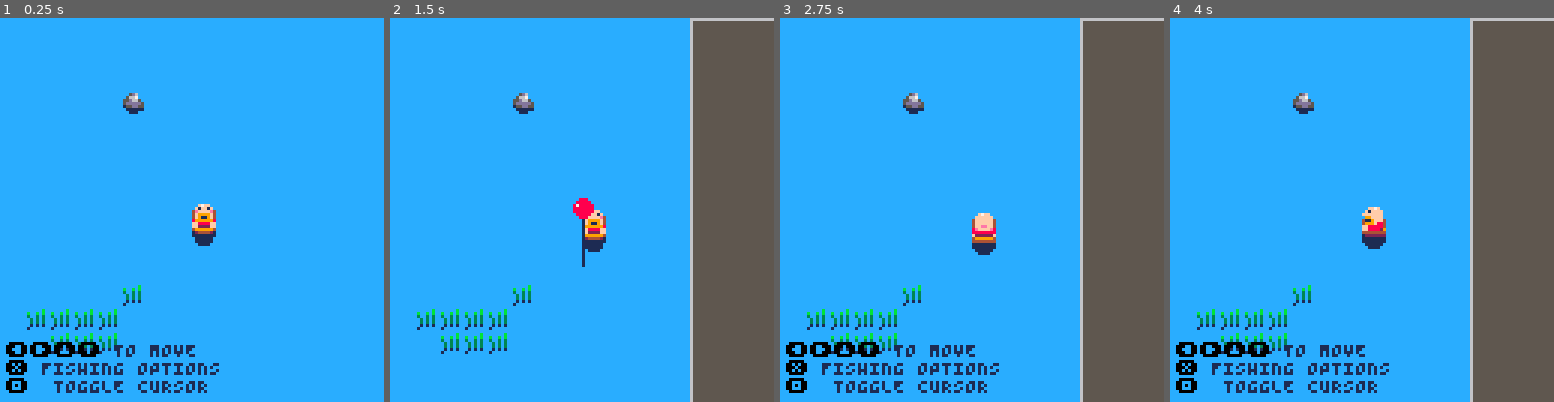
Above: before the commit, frames 1-4 (left to right).
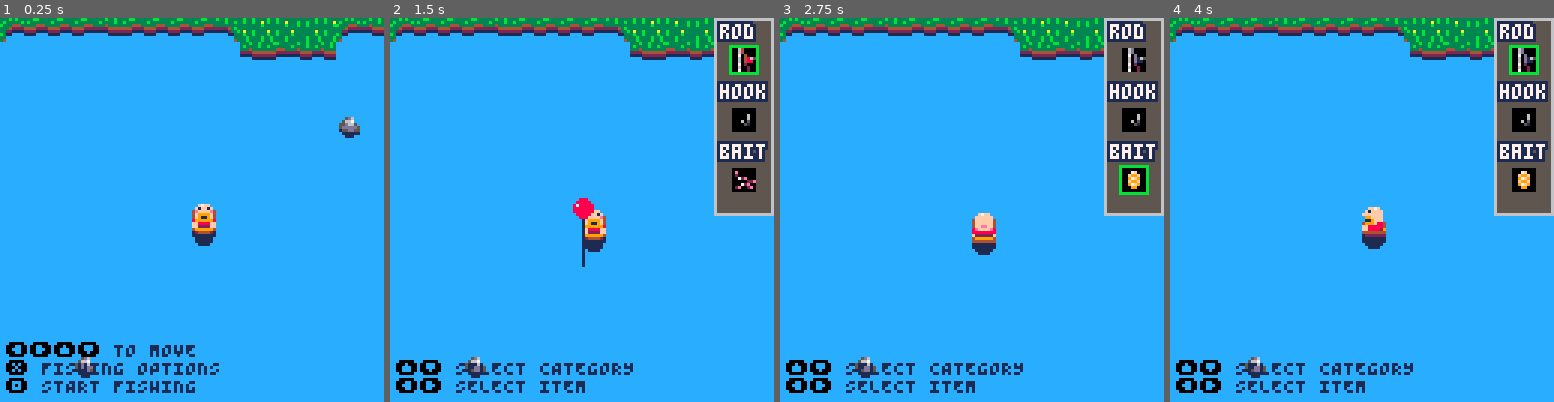
Above: after the commit, the same moments.

Repository: b4dr1ck/Pico8
Game: PICO-8 cartridge fish_or_die.p8
The game is run twice, just before and just after one commit, with the same random seed, the same clock (stepped at 60 frames per second) and the same inputs.
Inputs:
- Up to frame 1 (0.25 s): no input
- Up to frame 2 (1.5 s): tap X (X key) at 0.33, 1.07 s; tap O (Z key) at 0.7 s
- Up to frame 3 (2.75 s): hold Right 1.6-2.1 s; tap O (Z key) at 1.7, 2.1, 2.5 s; tap X (X key) at 1.85 s; hold Up 2.15-2.42 s; hold Right from 2.47 s (still down)
- Up to frame 4 (4 s): tap O (Z key) at 2.9, 3.3, 3.7 s; tap X (X key) at 2.97 s; release Right at 3.03 s; hold Left 3.08-3.58 s; hold Down 3.63-3.97 s

The runs differ from the first frame. In frame 1, 7.7% of the frame differs, in the area x 0-100%, y 0-98%; in frame 2, 25%; in frame 3, 26%; in frame 4, 26%, in the area x 0-100%, y 0-100%.

Commit message:
EXTEND: fish_or_die: Items und Menu-Navigation eingebaut

Diff:
--- a/fish_or_die.p8
+++ b/fish_or_die.p8
@@ -45,6 +45,15 @@
   speed=1,
  }
 
+ items={
+  baits={39,40,41,42,43,44},
+  hooks={36,37,38},
+  rods={32,33,34,35},
+  active_bait=1,
+  active_hook=1,
+  active_rod=1,
+ }
+
  boat={
   active=true,
   flipimg=false,
@@ -130,7 +139,7 @@
    player.charging = false
 
    local angle = atan2(aim_cursor.x - player.x, aim_cursor.y - player.y)
-   local dist = rod.min_dist + (rod.max_dist - rod.min_dist) * player.chargepower
+   local dist = rod.types[items.active_rod].min_dist + ( rod.types[items.active_rod].max_dist -  rod.types[items.active_rod].min_dist) * player.chargepower
    local target_x = player.x + cos(angle) * dist
    local target_y = player.y + sin(angle) * dist
 
@@ -195,13 +204,13 @@
 	end
 end
 
-
 ----------------------------------
+
 --* set player direction
 function set_player_direction(dx,dy)
  if dx > 0 then
   player.img=4
-  boat.img=19
+  boat.img=16
   player.flipimg=false
   boat.flipimg=false
   rod.xoffset=7
@@ -209,7 +218,7 @@
   rod.chargeyoffset=0
  elseif dx < 0 then
   player.img=4
-  boat.img=19
+  boat.img=16
   player.flipimg=true
   boat.flipimg=true
   rod.xoffset=0
@@ -234,13 +243,34 @@
  end
 end
 
+--* cast
+--** set the bobber for the casting
+function cast(x1, y1, x2, y2)
+ bobber.active = true
+ bobber.timer = 0
+ bobber.x1 = x1
+ bobber.y1 = y1
+ bobber.x2 = x2
+ bobber.y2 = y2
+
+ local dx = x2 - x1
+ local dy = y2 - y1
+ local dist = sqrt(dx * dx + dy * dy)
+
+ bobber.height = mid(8, dist * 0.45, 35)
+end
+
 -->8
 -- fishing rod
 
 function init_rod()
  rod={
-  min_dist=12,
-  max_dist=65,
+  types={
+   {min_dist=12,max_dist=32},
+   {min_dist=12,max_dist=48},
+   {min_dist=12,max_dist=64},
+   {min_dist=12,max_dist=96}
+  },
   xoffset=0,
   chargexoffset=0,
   chargeyoffset=0,
@@ -329,6 +359,32 @@
 end
 
 
+-------------------------------
+--* draw_fishing_line
+--** draw fishing line with larp
+function draw_fishing_line(x1, y1, x2, y2, sag, col)
+ if sag <= 0 then
+  line(x1, y1, x2, y2, col)
+  return
+ end
+
+ local cx = (x1 + x2) / 2
+ local cy = (y1 + y2) / 2 + sag
+
+ local steps = 8
+ local prev_x, prev_y = x1, y1
+
+ for i = 1, steps do
+  local t = i / steps
+  local inv_t = 1 - t
+
+  local nx = inv_t * inv_t * x1 + 2 * inv_t * t * cx + t * t * x2
+  local ny = inv_t * inv_t * y1 + 2 * inv_t * t * cy + t * t * y2
+
+  line(prev_x, prev_y, nx, ny, col)
+  prev_x, prev_y = nx, ny
+ end
+end
 
 -->8
 --particles
@@ -371,7 +428,7 @@
   }
 end
 -->8
--- hud
+--hud
 function init_hud()
  aim_cursor={
   active=false,
@@ -381,11 +438,13 @@
   speed=1,
  }
 
+ select_cursor={
+  category=1,
+  catname={"rod","hook","bait"}
+ }
+
  fishing_options={
   active=false,
-  bait={},
-  hook={},
-  rod={}
  }
 
 end
@@ -409,6 +468,39 @@
 	then
 		fishing_options.active=not fishing_options.active
  end
+
+ --** control select cursor
+ if fishing_options.active then
+  local dx, dy = 0, 0
+	 if btnp(⬅️) then dx -= 1 end
+	 if btnp(➡️) then dx += 1 end
+	 if btnp(⬆️) then dy -= 1 end
+	 if btnp(⬇️) then dy += 1 end
+
+  --*** up/down
+  if dy != 0 then
+   printh(dy)
+   select_cursor.category+=dy
+   if select_cursor.category > 3 then
+    select_cursor.category=1
+   end
+   if select_cursor.category < 1 then
+    select_cursor.category=3
+   end
+ 	end
+
+  --*** right/left
+  if dx != 0 then
+   local catname=select_cursor.catname[select_cursor.category]
+  	items["active_"..catname]+=dx
+  	if items["active_"..catname] > #items[catname.."s"] then
+		 	items["active_"..catname]=1
+  	end
+  	if items["active_"..catname] < 1 then
+		 	items["active_"..catname]=#items[catname.."s"]
+  	end
+  end
+ end
 end
 
 function draw_hud()
@@ -419,34 +511,62 @@
 
 	--** fishing options
 	if fishing_options.active then
-	 local xoffset=0
-	 if player.x > 100+camx then
-	 	xoffset=-100
+	 local xoffset=108+camx
+
+	 --*** menu box
+ 	rectfill(xoffset,camy,xoffset+20,camy+64,5)
+ 	rect(xoffset,camy,xoffset+19,camy+65,6)
+
+		--*** items
+		--**** rod
+  print("\^o1ff\f7rod",xoffset+2,camy+2,7)
+  rectfill(xoffset+6,camy+10,xoffset+13,camy+17,0)
+  if select_cursor.category==1 then
+	  rect(xoffset+5,camy+9,xoffset+14,camy+18,11)
 	 end
- 	rectfill(100+camx+xoffset,0+camy,127+camx+xoffset,127+camy,5)
- 	rect(100+camx+xoffset,0+camy,128+camx+xoffset,128+camy,6)
+  spr(items.rods[items.active_rod],xoffset+6,camy+10)
+  --**** hook
+  print("\^o1ff\f7hook",xoffset+2,camy+22,7)
+  rectfill(xoffset+6,camy+30,xoffset+13,camy+37,0)
+  if select_cursor.category==2 then
+	  rect(xoffset+5,camy+29,xoffset+14,camy+38,11)
+	 end
+  spr(items.hooks[items.active_hook],xoffset+6,camy+30)
+  --**** bait
+  print("\^o1ff\f7bait",xoffset+2,camy+42,7)
+  rectfill(xoffset+6,camy+50,xoffset+13,camy+57,0)
+  if select_cursor.category==3 then
+	  rect(xoffset+5,camy+49,xoffset+14,camy+58,11)
+	 end
+  spr(items.baits[items.active_bait],xoffset+6,camy+50)
 	end
 
  --* help
  if not aim_cursor.active and
  			not player.charging and
- 			not bobber.active
+ 			not bobber.active and
+ 			not fishing_options.active
  then
 	 print("\f0⬅️➡️⬆️⬇️\f1 TO MOVE\n"..
 	 						"\f0❎\f1 FISHING OPTIONS\n"..
-	 						"\f0🅾️ \f1 TOGGLE CURSOR",
+	 						"\f0🅾️\f1 START FISHING",
 	 						2+camx,108+camy,1)
  elseif aim_cursor.active and
  							not player.charging and
  							not bobber.active
  then
 	 print("\f0⬅️➡️⬆️⬇️\f1 MOVE CURSOR\n"..
+	 					"\f0🅾️\f1 TO CANCEL\n"..
  	      "\f0❎\f1 TO CAST",
- 	      2+camx,114+camy,1)
+ 	      2+camx,108+camy,1)
 	elseif player.charging then
- 	print("HOLD ❎",2+camx,120+camy,1)
+ 	print("HOLD \f0❎\f1",2+camx,120+camy,1)
  elseif bobber.active and bobber.state == "idle" then
- 	print("🅾️ TO RESET",2+camx,120+camy,1)
+ 	print("\f0🅾️\f1 TO CANCEL FISHING",2+camx,120+camy,1)
+ elseif fishing_options.active then
+  print("\f0⬆️⬇️\f1 SELECT CATEGORY\n"..
+						  "\f0⬅️➡️\f1 SELECT ITEM",
+					   2+camx,114+camy,1)
 	end
 end
 -->8
@@ -458,9 +578,10 @@
 end
 
 function update_map()
+ --* camera
  camx = mid(0, player.x - 64, 128)
  camy = mid(0, player.y - 64, 0)
-end
+ end
 
 function draw_map()
  map(0,0)
@@ -468,50 +589,6 @@
 end
 -->8
 -- utils
-
---* cast
---** set the bobber for the casting
-function cast(x1, y1, x2, y2)
- bobber.active = true
- bobber.timer = 0
- bobber.x1 = x1
- bobber.y1 = y1
- bobber.x2 = x2
- bobber.y2 = y2
-
- local dx = x2 - x1
- local dy = y2 - y1
- local dist = sqrt(dx * dx + dy * dy)
-
- bobber.height = mid(8, dist * 0.45, 35)
-end
-
-
---* draw_fishing_line
---** draw fishing line with larp
-function draw_fishing_line(x1, y1, x2, y2, sag, col)
- if sag <= 0 then
-  line(x1, y1, x2, y2, col)
-  return
- end
-
- local cx = (x1 + x2) / 2
- local cy = (y1 + y2) / 2 + sag
-
- local steps = 8
- local prev_x, prev_y = x1, y1
-
- for i = 1, steps do
-  local t = i / steps
-  local inv_t = 1 - t
-
-  local nx = inv_t * inv_t * x1 + 2 * inv_t * t * cx + t * t * x2
-  local ny = inv_t * inv_t * y1 + 2 * inv_t * t * cy + t * t * y2
-
-  line(prev_x, prev_y, nx, ny, col)
-  prev_x, prev_y = nx, ny
- end
-end
 
 --* sprite index
 function get_spr_ind(sp)
@@ -585,19 +661,19 @@
 
 
 __map__
-4040404040404040404040404040404040404040404040404040404040404040000000000000000000000000000000000000000000000000000000000000000000000000000000000000000000000000000000000000000000000000000000000000000000000000000000000000000000000000000000000000000000000000
-4040404040404040404040404040404040404040404040404040404040404040000000000000000000000000000000000000000000000000000000000000000000000000000000000000000000000000000000000000000000000000000000000000000000000000000000000000000000000000000000000000000000000000
-4040404040404040404040404040404040404040404040404040404042404240000000000000000000000000000000000000000000000000000000000000000000000000000000000000000000000000000000000000000000000000000000000000000000000000000000000000000000000000000000000000000000000000
-4040404040414040404040404040404040404040404040404040424242424040000000000000000000000000000000000000000000000000000000000000000000000000000000000000000000000000000000000000000000000000000000000000000000000000000000000000000000000000000000000000000000000000
-4040404040404040404040404040404040404040404040404040404240404040000000000000000000000000000000000000000000000000000000000000000000000000000000000000000000000000000000000000000000000000000000000000000000000000000000000000000000000000000000000000000000000000
-4040404040404040404040404040404040404040404040404040404040404040000000000000000000000000000000000000000000000000000000000000000000000000000000000000000000000000000000000000000000000000000000000000000000000000000000000000000000000000000000000000000000000000
-4040404040404040404040404040404040404040404040404040404040404040000000000000000000000000000000000000000000000000000000000000000000000000000000000000000000000000000000000000000000000000000000000000000000000000000000000000000000000000000000000000000000000000
-4040404040404040404040404040404040404040404040404040404040404040000000000000000000000000000000000000000000000000000000000000000000000000000000000000000000000000000000000000000000000000000000000000000000000000000000000000000000000000000000000000000000000000
-4040404040404040404040404040404040404040404040404040404040404040000000000000000000000000000000000000000000000000000000000000000000000000000000000000000000000000000000000000000000000000000000000000000000000000000000000000000000000000000000000000000000000000
-4040404040404040404040404040404040404040404040404040404040404040000000000000000000000000000000000000000000000000000000000000000000000000000000000000000000000000000000000000000000000000000000000000000000000000000000000000000000000000000000000000000000000000
-4040404040404040404040404040404040404040404040404040404040404040000000000000000000000000000000000000000000000000000000000000000000000000000000000000000000000000000000000000000000000000000000000000000000000000000000000000000000000000000000000000000000000000
-4040404040424040404040404040404040404040404040404040404340404040000000000000000000000000000000000000000000000000000000000000000000000000000000000000000000000000000000000000000000000000000000000000000000000000000000000000000000000000000000000000000000000000
-4042424242404040404040404040404040404041404040404040404040404040000000000000000000000000000000000000000000000000000000000000000000000000000000000000000000000000000000000000000000000000000000000000000000000000000000000000000000000000000000000000000000000000
-4040424242404040404040404040404040404040404040404040404040404040000000000000000000000000000000000000000000000000000000000000000000000000000000000000000000000000000000000000000000000000000000000000000000000000000000000000000000000000000000000000000000000000
-4040404040404040404040404040404040404040404040404040404040404040000000000000000000000000000000000000000000000000000000000000000000000000000000000000000000000000000000000000000000000000000000000000000000000000000000000000000000000000000000000000000000000000
-4040404040404040404040404040404040404040404040404040404040404040000000000000000000000000000000000000000000000000000000000000000000000000000000000000000000000000000000000000000000000000000000000000000000000000000000000000000000000000000000000000000000000000
+4243434344434343434546464746424444434444444546424445474244454646000000000000000000000000000000000000000000000000000000000000000000000000000000000000000000000000000000000000000000000000000000000000000000000000000000000000000000000000000000000000000000000000
+4040404040404040404044434444404040404040404044404040434040404946000000000000000000000000000000000000000000000000000000000000000000000000000000000000000000000000000000000000000000000000000000000000000000000000000000000000000000000000000000000000000000000000
+4040404040404040404040404040404040404040404040404040404040404646000000000000000000000000000000000000000000000000000000000000000000000000000000000000000000000000000000000000000000000000000000000000000000000000000000000000000000000000000000000000000000000000
+4040404040404040404040404040404040404040404040404040404040404847000000000000000000000000000000000000000000000000000000000000000000000000000000000000000000000000000000000000000000000000000000000000000000000000000000000000000000000000000000000000000000000000
+404040404040404040404040404041404040404040404040404040404040464d000000000000000000000000000000000000000000000000000000000000000000000000000000000000000000000000000000000000000000000000000000000000000000000000000000000000000000000000000000000000000000000000
+40404040404040404040404040404040404040404040404040404040404e4c4c000000000000000000000000000000000000000000000000000000000000000000000000000000000000000000000000000000000000000000000000000000000000000000000000000000000000000000000000000000000000000000000000
+4040404040404040404040404040404040404040404040404040404040404646000000000000000000000000000000000000000000000000000000000000000000000000000000000000000000000000000000000000000000000000000000000000000000000000000000000000000000000000000000000000000000000000
+4040404040404040404040404040404040404040404040404040404040404946000000000000000000000000000000000000000000000000000000000000000000000000000000000000000000000000000000000000000000000000000000000000000000000000000000000000000000000000000000000000000000000000
+4040404040404040404040404040404040404040404040404040404040404546000000000000000000000000000000000000000000000000000000000000000000000000000000000000000000000000000000000000000000000000000000000000000000000000000000000000000000000000000000000000000000000000
+4040404040404040404040404040404040404040404040404040404040404049000000000000000000000000000000000000000000000000000000000000000000000000000000000000000000000000000000000000000000000000000000000000000000000000000000000000000000000000000000000000000000000000
+4040404040404040404040404040404040404040404040404040404040404a46000000000000000000000000000000000000000000000000000000000000000000000000000000000000000000000000000000000000000000000000000000000000000000000000000000000000000000000000000000000000000000000000
+4040404040404040404040404040404040404040404040404040404040404646000000000000000000000000000000000000000000000000000000000000000000000000000000000000000000000000000000000000000000000000000000000000000000000000000000000000000000000000000000000000000000000000
+4040404040404040404040404040404040404040404040404040404040404746000000000000000000000000000000000000000000000000000000000000000000000000000000000000000000000000000000000000000000000000000000000000000000000000000000000000000000000000000000000000000000000000
+4040404040404040404040404040404040404040404040414040404040404846000000000000000000000000000000000000000000000000000000000000000000000000000000000000000000000000000000000000000000000000000000000000000000000000000000000000000000000000000000000000000000000000
+4040404140404040404040404040404040404040404040404040404040404946000000000000000000000000000000000000000000000000000000000000000000000000000000000000000000000000000000000000000000000000000000000000000000000000000000000000000000000000000000000000000000000000
+40404040404040404040404040404040404040404040404040404040404a4647000000000000000000000000000000000000000000000000000000000000000000000000000000000000000000000000000000000000000000000000000000000000000000000000000000000000000000000000000000000000000000000000
Not shown, changed: 22 lines of the sprite sheet (__gfx__) section of fish_or_die.p8
